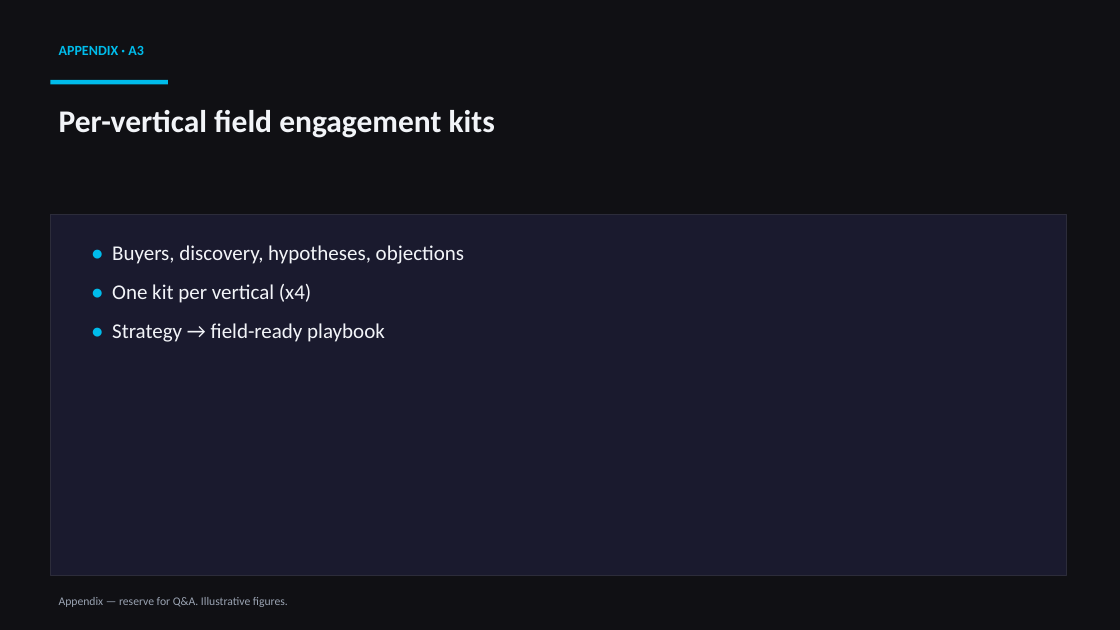
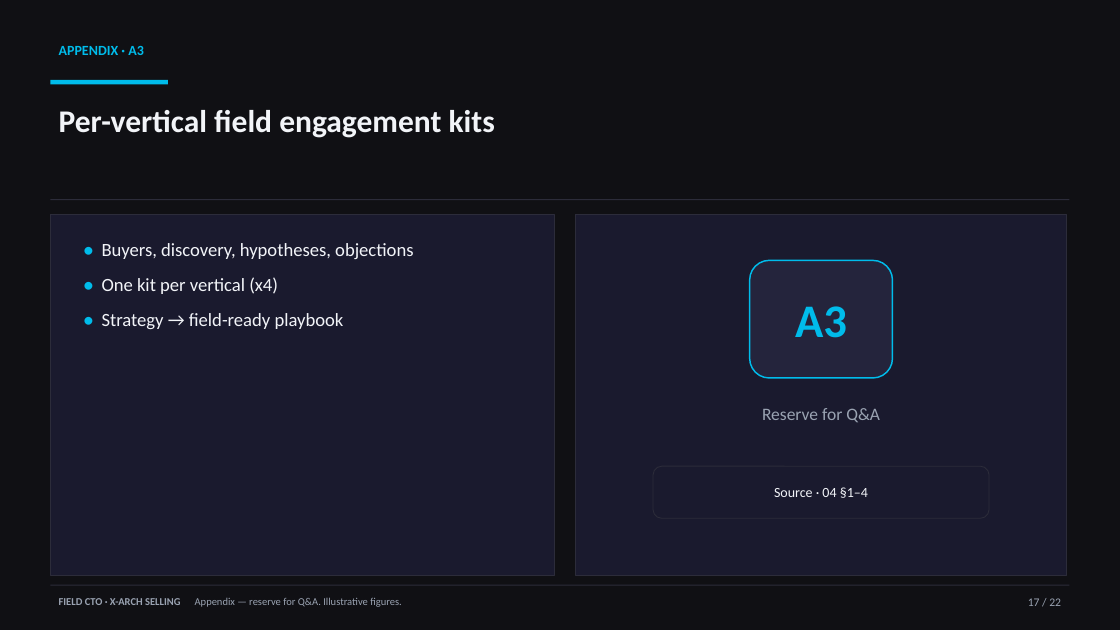
Before and after one commit to rcasey1978/FieldCTO_TacticalSelling, a slide deck: slide 17 of Field-CTO-XArch-Business-Case.pptx. Drawn at 1120x630 pixels with LibreOffice and Linux fonts; fonts in the diff are those of the drawing. Boxes give left, top, right and bottom in pixels: in the first picture for what was removed or moved away, otherwise in the second. Text is boxed around its words. In the diff, an @@ line names an element or a change of style, - is before the commit and + after.

```diff
--- a/Field-CTO-XArch-Business-Case.pptx
+++ b/Field-CTO-XArch-Business-Case.pptx
@@ rectangle: place and size @@
-rectangle at box(50, 214, 1067, 576)
+rectangle at box(50, 199, 1070, 200)
@@ rectangle at box(50, 199, 1070, 200): fill #1A1A2E to #2C2C3A; outline #2C2C3A 1 pt to none @@
@@ rectangle added at box(50, 214, 555, 576), fill #1A1A2E, outline #2C2C3A 1 pt @@
@@ text "• Buyers, discovery, hypotheses, objections": place and size @@
-text "• Buyers, discovery, hypotheses, objections" at box(112, 245, 464, 342)
+text "• Buyers, discovery, hypotheses, objections" at box(102, 243, 413, 329)
@@ text "• Buyers, discovery, hypotheses, objections" at box(102, 243, 413, 329): size 18 to 16 pt; less space between paragraphs @@
@@ rectangle added at box(576, 214, 1067, 576), fill #1A1A2E, outline #2C2C3A 1 pt @@
@@ rounded rectangle added at box(749, 260, 892, 378), fill #24243C, outline #00BCEB 1.25 pt, 40 pt, text #00BCEB, bold @@
+A3
@@ text added at box(762, 408, 880, 423), 15 pt, text #9AA3B2 @@
+Reserve for Q&A
@@ rounded rectangle added at box(653, 466, 989, 518), fill #1A1A2E, outline #2C2C3A 0.75 pt, 12 pt, text #F2F4F8 @@
+Source · 04 §1–4
@@ rectangle added at box(50, 585, 1070, 586), fill #2C2C3A @@
@@ text at box(59, 597, 402, 607): text changed; size 10 to 9 pt @@
-Appendix — reserve for Q&A. Illustrative figures.
+FIELD CTO · X-ARCH SELLING Appendix — reserve for Q&A. Illustrative figures.
@@ text added at box(1028, 598, 1061, 606), 10 pt, text #9AA3B2 @@
+17 / 22
```
Also in this commit, not shown: 21 other slides changed, 2 other files.
